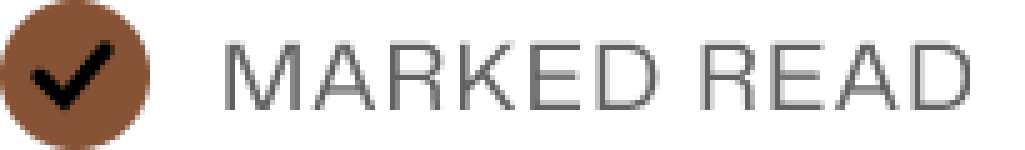
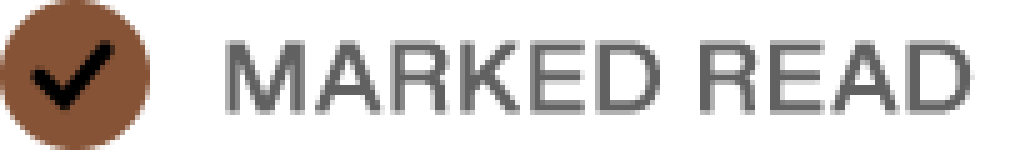
Layered file, before and after one edit (1025 x 150). Changes by layer:
added layer "MARKED READ" above "Layer 2" over [225, 40, 975, 115]
hid "Layer 2", painted on it over [225, 40, 970, 110]
